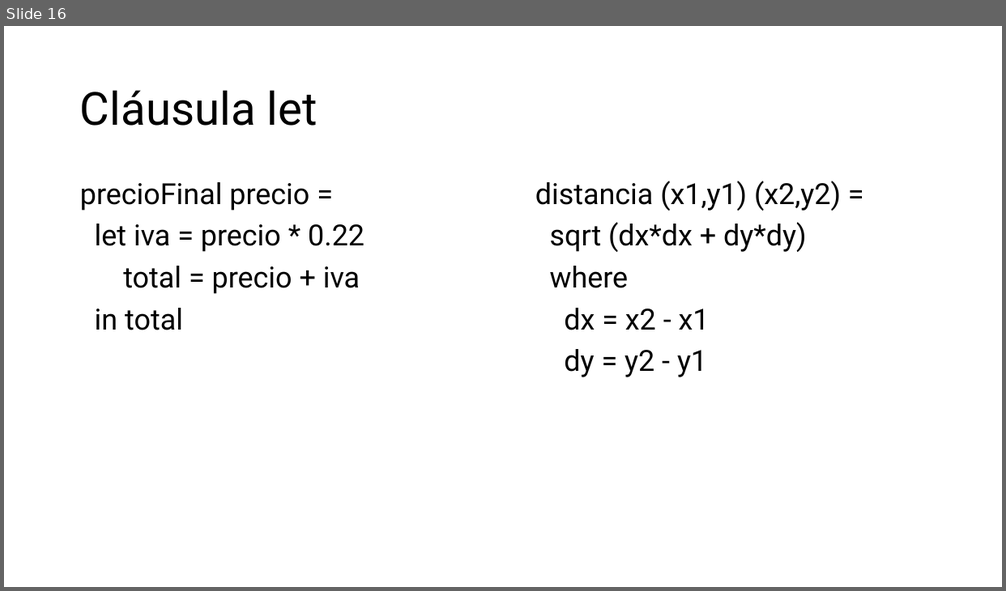
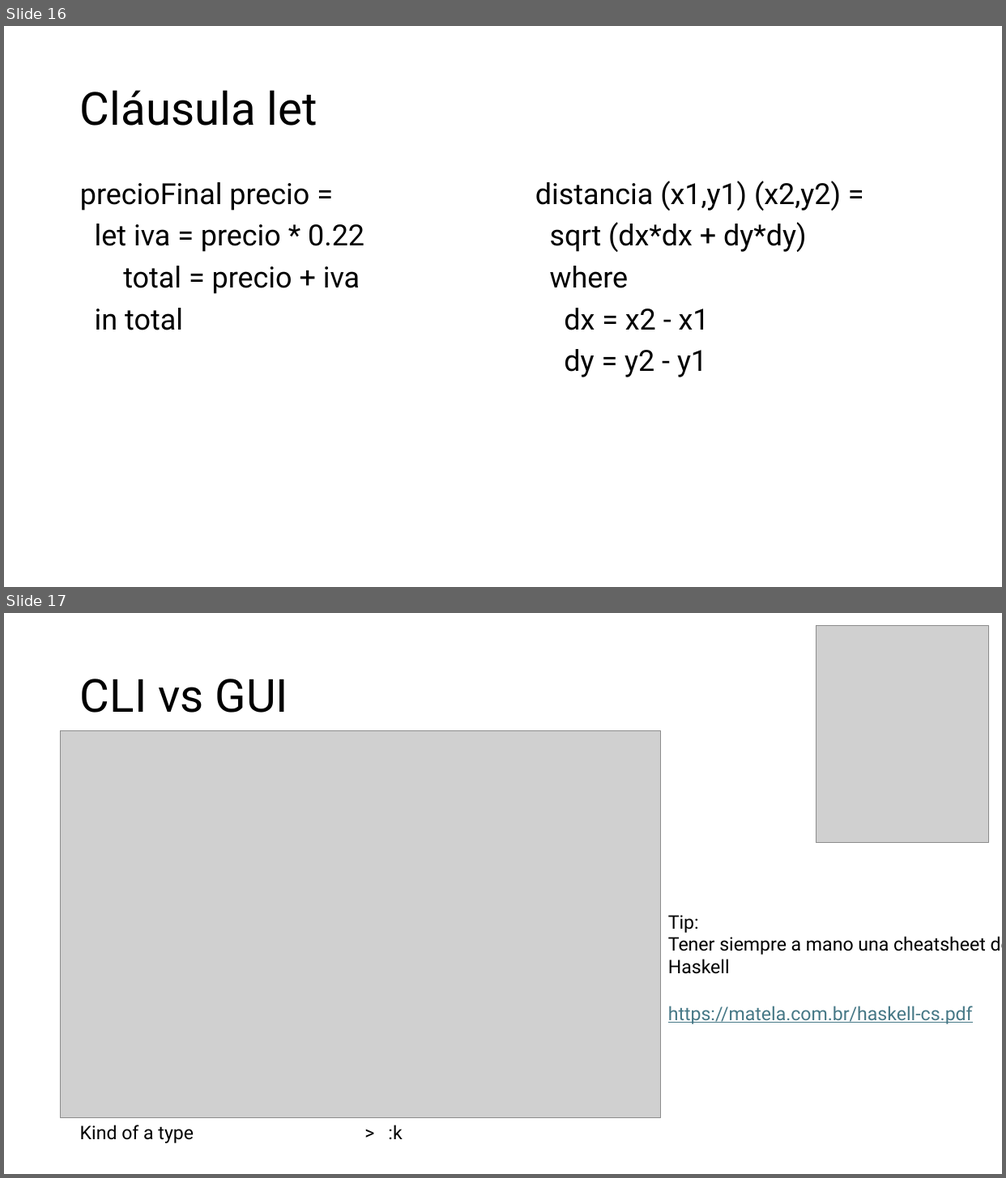
Before and after one commit to diegoacu1234/TC_Marzo26, a slide deck: S01_Intro/02_EjerciciosHaskell+TreeSort+TAD_TABLA/haskell.pptx. Shown one above the other, each under a label of ours: slide 16 before the commit, slides 16 and 17 after it. The pictures are 1006x591 and 1006x1178 pixels, drawn with LibreOffice and Linux fonts; fonts in the diff are those of the drawing; grey boxes stand for pictures. Boxes give left, top, right and bottom in pixels: in the first picture for what was removed or moved away, otherwise in the second. Text is boxed around its words. In the diff, an @@ line names an element or a change of style, - is before the commit and + after.

```diff
--- a/S01_Intro/02_EjerciciosHaskell+TreeSort+TAD_TABLA/haskell.pptx
+++ b/S01_Intro/02_EjerciciosHaskell+TreeSort+TAD_TABLA/haskell.pptx
@@ slide 17 added at (x1=4, y1=613, x2=1002, y2=1174), background #FFFFFF @@
@@ picture added at (x1=816, y1=626, x2=988, y2=844) @@
@@ title added at (x1=80, y1=679, x2=288, y2=713), 44 pt, text #000000 @@
+CLI vs GUI
@@ picture added at (x1=60, y1=730, x2=661, y2=1118) @@
@@ text added at (x1=668, y1=915, x2=1002, y2=974), 18 pt, text #000000 @@
+Tip:
+Tener siempre a mano una cheatsheet de Haskell
@@ text added at (x1=668, y1=1006, x2=973, y2=1024), 18 pt, text #467886, underline @@
+https://matela.com.br/haskell-cs.pdf
@@ text added at (x1=80, y1=1125, x2=402, y2=1144), 18 pt, text #000000 @@
+Kind of a type > :k
```
Also in this commit, not shown: 1 slide changed, 1 other file.
